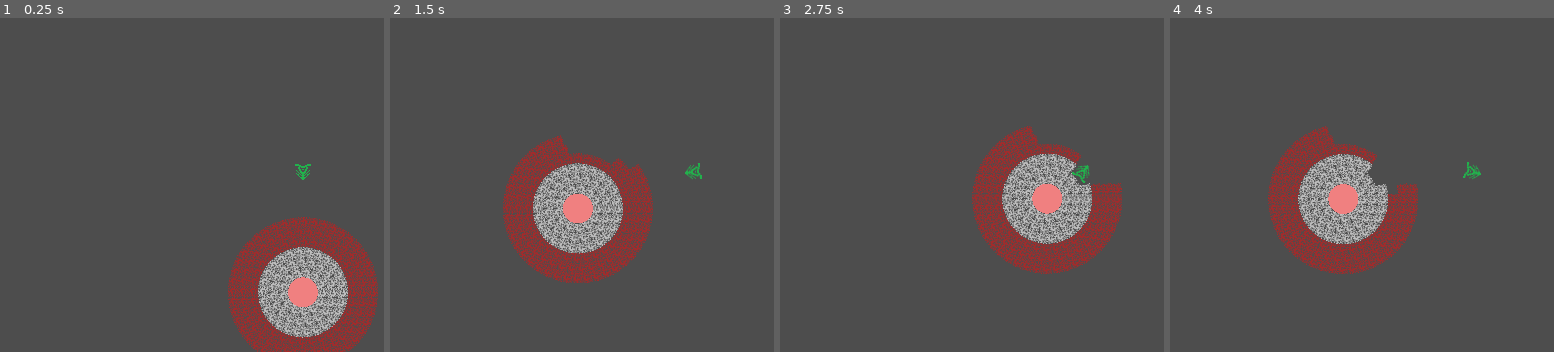
Above: before the commit, frames 1-4 (left to right).
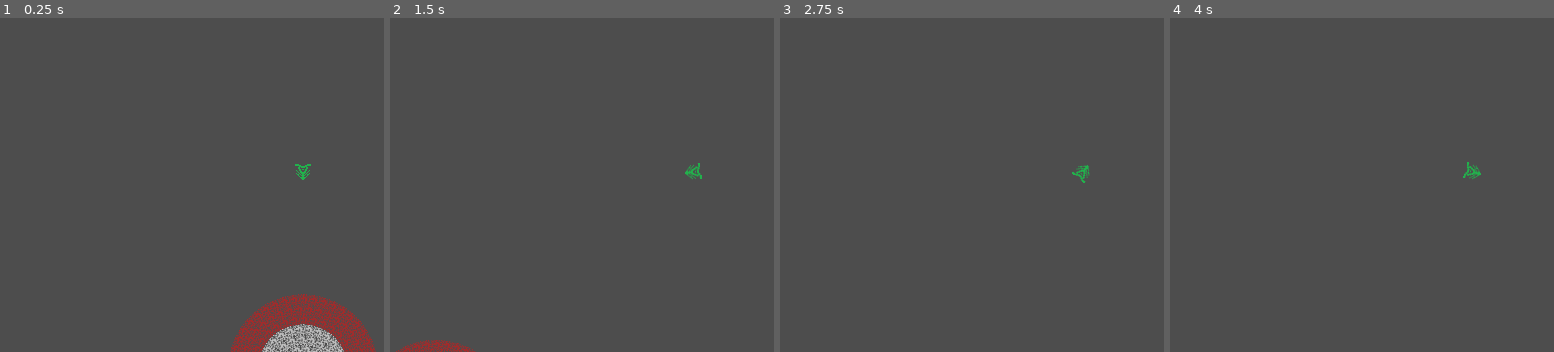
Above: after the commit, the same moments.

Repository: erenliving/UntitledDiggingGame
Game: Godot game, scene res://scenes/main.tscn
Two runs of this game, one before a commit and one after it. Both use one fixed random seed, a clock stepped at 60 frames per second and the inputs below.
Inputs (mouse positions are in pixels of both pictures, inside the frame that each line leads up to):
- Up to frame 1 (0.25 s): no input
- Up to frame 2 (1.5 s): move the mouse to (outside the picture) at 0.52 s; hold Right (ui_right) from 0.53 s (still down); tap Up (ui_up) at 0.6, 0.77, 1.07, 1.35 s; move the mouse to (566, 188) at 1.27 s
- Up to frame 3 (2.75 s): tap Up (ui_up) at 1.52, 1.82, 2.1 s; move the mouse to (1148, 91) at 2.02 s; release Right (ui_right) at 2.03 s; hold Left (ui_left) from 2.03 s (still down)
- Up to frame 4 (4 s): move the mouse to (1442, 245) at 2.77 s; release Left (ui_left) at 2.78 s; hold Right (ui_right) from 2.78 s (still down); tap Up (ui_up) at 2.85, 3.02, 3.32, 3.6, 3.77 s; move the mouse to (outside the picture) at 3.52 s

The runs differ from the first frame. In frame 1, 11% of the frame differs, in the area x 59-99%, y 59-100%; in frame 2, 11%, in the area x 1-69%, y 35-100%; in frame 3, 9.9%; in frame 4, 9.7%.

Commit message:
Add custom inputs and fix player gravity

Diff:
--- a/project.godot
+++ b/project.godot
@@ -27,6 +27,37 @@
 window/stretch/mode="canvas_items"
 window/stretch/scale_mode="integer"
 
+[input]
+
+left={
+"deadzone": 0.5,
+"events": [Object(InputEventKey,"resource_local_to_scene":false,"resource_name":"","device":-1,"window_id":0,"alt_pressed":false,"shift_pressed":false,"ctrl_pressed":false,"meta_pressed":false,"pressed":false,"keycode":0,"physical_keycode":4194319,"key_label":0,"unicode":0,"echo":false,"script":null)
+, Object(InputEventKey,"resource_local_to_scene":false,"resource_name":"","device":-1,"window_id":0,"alt_pressed":false,"shift_pressed":false,"ctrl_pressed":false,"meta_pressed":false,"pressed":false,"keycode":0,"physical_keycode":65,"key_label":0,"unicode":97,"echo":false,"script":null)
+, Object(InputEventJoypadMotion,"resource_local_to_scene":false,"resource_name":"","device":-1,"axis":0,"axis_value":-1.0,"script":null)
+]
+}
+right={
+"deadzone": 0.5,
+"events": [Object(InputEventKey,"resource_local_to_scene":false,"resource_name":"","device":-1,"window_id":0,"alt_pressed":false,"shift_pressed":false,"ctrl_pressed":false,"meta_pressed":false,"pressed":false,"keycode":0,"physical_keycode":4194321,"key_label":0,"unicode":0,"echo":false,"script":null)
+, Object(InputEventKey,"resource_local_to_scene":false,"resource_name":"","device":-1,"window_id":0,"alt_pressed":false,"shift_pressed":false,"ctrl_pressed":false,"meta_pressed":false,"pressed":false,"keycode":0,"physical_keycode":68,"key_label":0,"unicode":100,"echo":false,"script":null)
+, Object(InputEventJoypadMotion,"resource_local_to_scene":false,"resource_name":"","device":-1,"axis":0,"axis_value":1.0,"script":null)
+]
+}
+up={
+"deadzone": 0.5,
+"events": [Object(InputEventKey,"resource_local_to_scene":false,"resource_name":"","device":-1,"window_id":0,"alt_pressed":false,"shift_pressed":false,"ctrl_pressed":false,"meta_pressed":false,"pressed":false,"keycode":0,"physical_keycode":4194320,"key_label":0,"unicode":0,"echo":false,"script":null)
+, Object(InputEventKey,"resource_local_to_scene":false,"resource_name":"","device":-1,"window_id":0,"alt_pressed":false,"shift_pressed":false,"ctrl_pressed":false,"meta_pressed":false,"pressed":false,"keycode":0,"physical_keycode":87,"key_label":0,"unicode":119,"echo":false,"script":null)
+, Object(InputEventJoypadMotion,"resource_local_to_scene":false,"resource_name":"","device":-1,"axis":1,"axis_value":-1.0,"script":null)
+]
+}
+down={
+"deadzone": 0.5,
+"events": [Object(InputEventKey,"resource_local_to_scene":false,"resource_name":"","device":-1,"window_id":0,"alt_pressed":false,"shift_pressed":false,"ctrl_pressed":false,"meta_pressed":false,"pressed":false,"keycode":0,"physical_keycode":4194322,"key_label":0,"unicode":0,"echo":false,"script":null)
+, Object(InputEventKey,"resource_local_to_scene":false,"resource_name":"","device":-1,"window_id":0,"alt_pressed":false,"shift_pressed":false,"ctrl_pressed":false,"meta_pressed":false,"pressed":false,"keycode":0,"physical_keycode":83,"key_label":0,"unicode":115,"echo":false,"script":null)
+, Object(InputEventJoypadMotion,"resource_local_to_scene":false,"resource_name":"","device":-1,"axis":1,"axis_value":1.0,"script":null)
+]
+}
+
 [layer_names]
 
 2d_physics/layer_1="player"
--- a/scripts/player.gd
+++ b/scripts/player.gd
@@ -23,7 +23,7 @@
 func get_input():
 	look_at(get_global_mouse_position())
 
-	var input_dir = Input.get_vector("ui_left", "ui_right", "ui_up", "ui_down")
+	var input_dir = Input.get_vector("left", "right", "up", "down")
 	velocity = input_dir * SPEED
 
 func _physics_process(delta):
@@ -32,7 +32,7 @@
 	# Add the gravity.
 	if not is_on_floor():
 		# TODO: use gravity project setting
-		velocity += (Vector2.ZERO - position) * 2
+		velocity += (Vector2.ZERO - position).normalized() * 10
 
 	var collision = move_and_collide(velocity * delta)
 	if collision:
